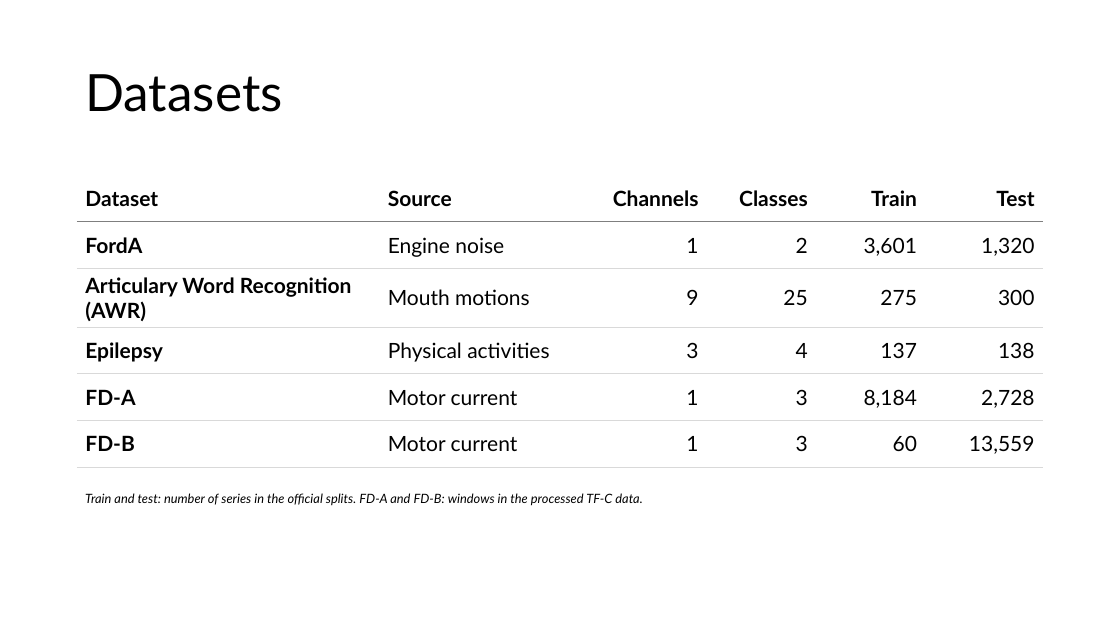
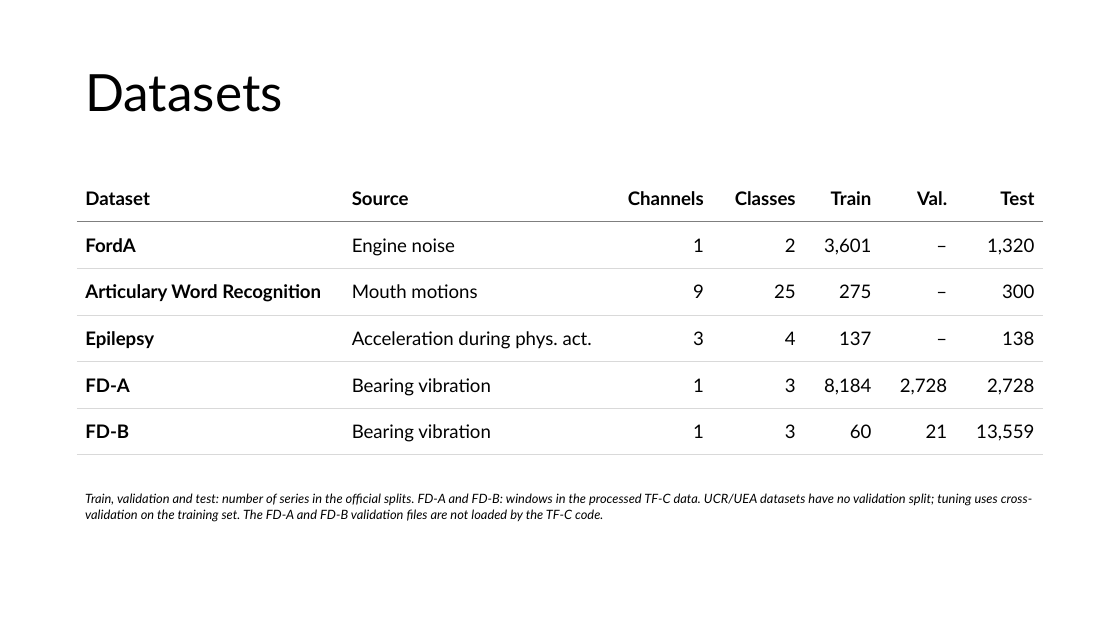
Before and after one commit to FVardi/PhD-Courses, a slide deck: slide 6 of Deep learning for time-series/Assignment 4/Presentation.pptx (slide 5 before the commit). Drawn at 1120x630 pixels with LibreOffice and Linux fonts; fonts in the diff are those of the drawing. Boxes give left, top, right and bottom in pixels: in the first picture for what was removed or moved away, otherwise in the second. Text is boxed around its words. In the diff, an @@ line names an element or a change of style, - is before the commit and + after.

```diff
--- a/Deep learning for time-series/Assignment 4/Presentation.pptx
+++ b/Deep learning for time-series/Assignment 4/Presentation.pptx
@@ table at (x1=77, y1=175, x2=1043, y2=455) @@
-column 1, row 3: Articulary Word Recognition (AWR)
+column 1, row 3: Articulary Word Recognition
-column 2: Source | Engine noise | Mouth motions | Physical activities | Motor current | Motor current
+column 2: Source | Engine noise | Mouth motions | Acceleration during phys. act. | Bearing vibration | Bearing vibration
+column 6: Val. | – | – | – | 2,728 | 21
@@ text at (x1=85, y1=493, x2=1032, y2=522): text changed @@
-Train and test: number of series in the official splits. FD-A and FD-B: windows in the processed TF-C data.
+Train, validation and test: number of series in the official splits. FD-A and FD-B: windows in the processed TF-C data. UCR/UEA datasets have no validation split; tuning uses cross-validation on the training set. The FD-A and FD-B validation files are not loaded by the TF-C code.
```
Also in this commit, not shown: 11 other slides changed, 2 slides added, 2 slides removed, 17 other files.
